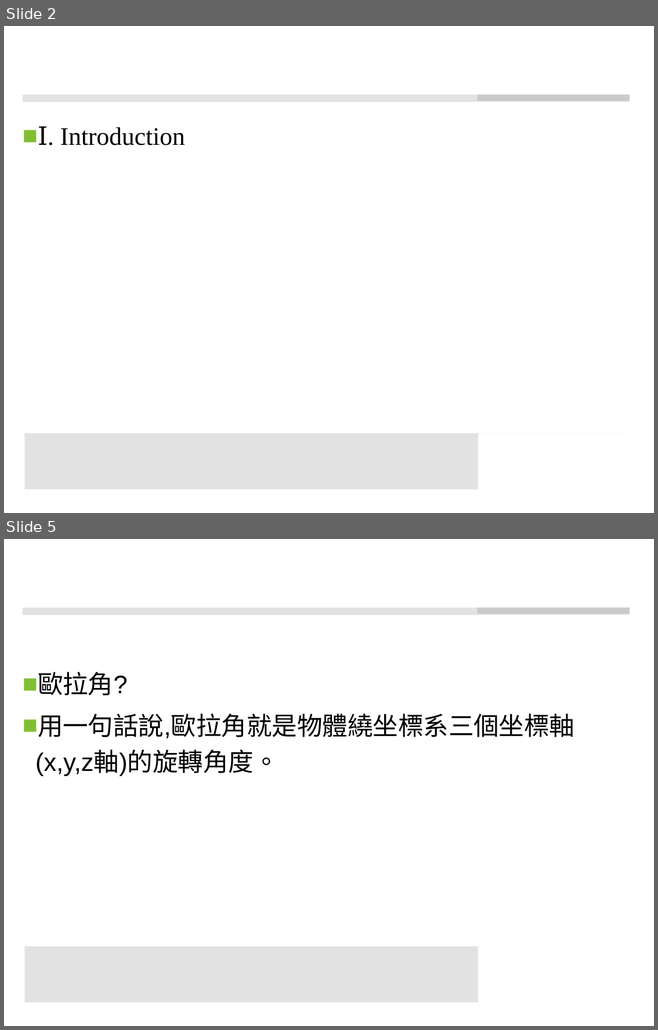
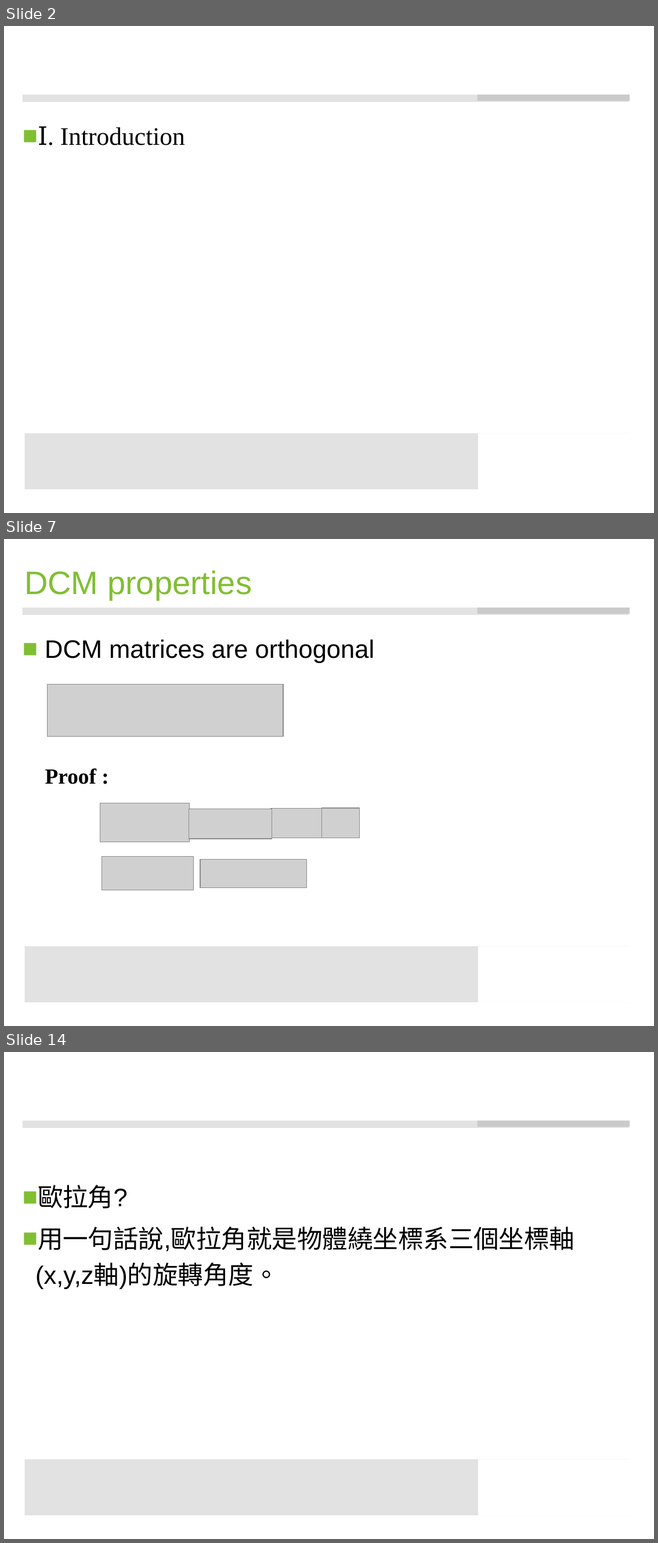
Before and after one commit to ccccjason/VR, a slide deck: data/my_dcm/DCM.pptx. Shown one above the other, each under a label of ours: slides 2 and 5 before the commit, slides 2, 7 and 14 after it; the slides between them are not shown. The pictures are 658x1030 and 658x1543 pixels, drawn with LibreOffice and Linux fonts; fonts in the diff are those of the drawing; grey boxes stand for pictures; background and template pictures are left out. Boxes give left, top, right and bottom in pixels: in the first picture for what was removed or moved away, otherwise in the second. Text is boxed around its words. In the diff, an @@ line names an element or a change of style, - is before the commit and + after.

```diff
--- a/data/my_dcm/DCM.pptx
+++ b/data/my_dcm/DCM.pptx
@@ slide 7 added at [4,539,654,1026], background #FFFFFF; not listed: 4 template elements that a slide beside it also shows @@
@@ title added at [24,570,252,600], 36 pt, text #81BE32 @@
+DCM properties
@@ text added at [45,639,375,663], 28 pt, text #000000 @@
+■ DCM matrices are orthogonal
@@ picture added at [48,684,284,736] @@
@@ text added at [45,768,96,784], 24 pt, text #000000, bold @@
+Proof :
@@ picture added at [100,803,189,842] @@
@@ picture added at [188,809,271,839] @@
@@ picture added at [270,808,322,838] @@
@@ picture added at [322,808,360,838] @@
@@ picture added at [101,857,193,890] @@
@@ picture added at [200,859,307,888] @@
@@ what was slide 5 is now slide 14 @@
```
Also in this commit, not shown: 3 slides changed, 8 other slides added.
